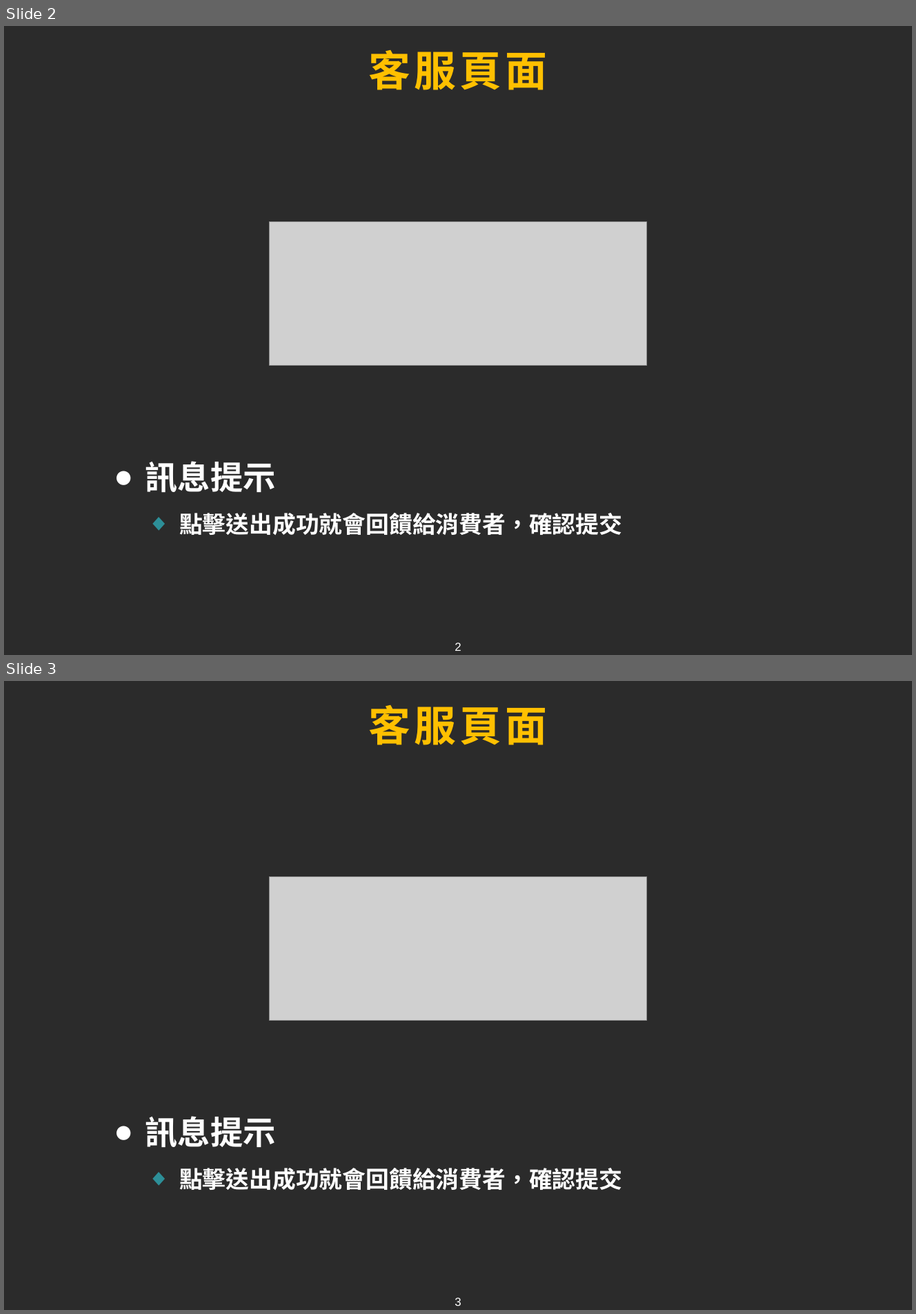
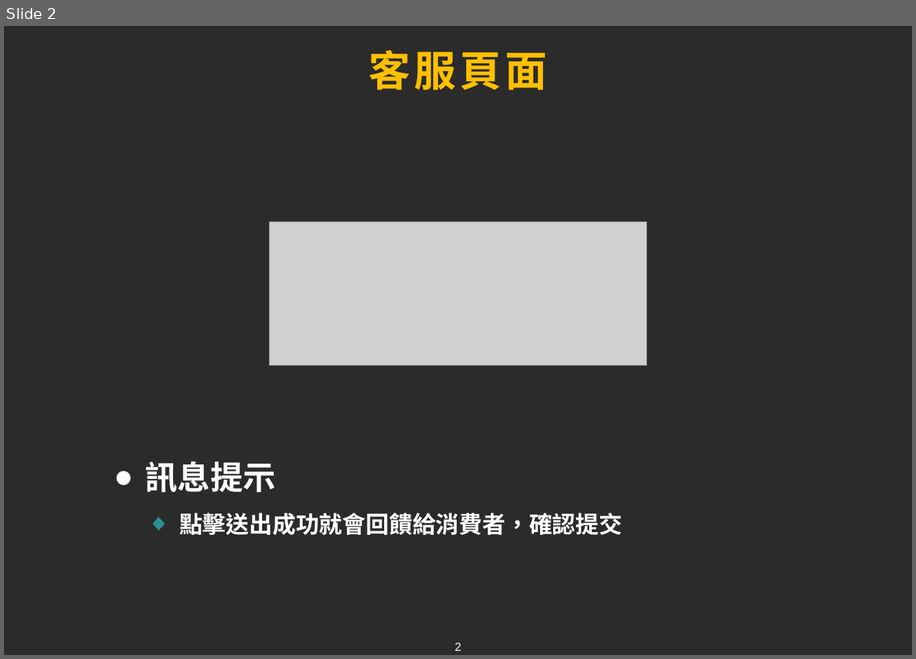
Before and after one commit to tim93009/FinalProject_GameForum, a slide deck: docs/ppt/Siyan.pptx. Shown one above the other, each under a label of ours: slides 2 and 3 before the commit, slide 2 after it. The pictures are 916x1314 and 916x659 pixels, drawn with LibreOffice and Linux fonts; fonts in the diff are those of the drawing; grey boxes stand for pictures; background and template pictures are left out; a plain dark background stands for a picture behind light text. Boxes give left, top, right and bottom in pixels: in the first picture for what was removed or moved away, otherwise in the second. Text is boxed around its words. In the diff, an @@ line names an element or a change of style, - is before the commit and + after.

```diff
--- a/docs/ppt/Siyan.pptx
+++ b/docs/ppt/Siyan.pptx
@@ slide 3 removed at (4,681,912,1310), background picture (left out); not listed: 1 template element that a slide beside it also shows @@
@@ title removed at (369,705,547,745) @@
-客服頁面
@@ picture removed at (270,876,647,1020) @@
@@ text removed at (145,1116,622,1190) @@
-● 訊息提示
-  ◆ 點擊送出成功就會回饋給消費者，確認提交
```
Also in this commit, not shown: 1 slide added.
